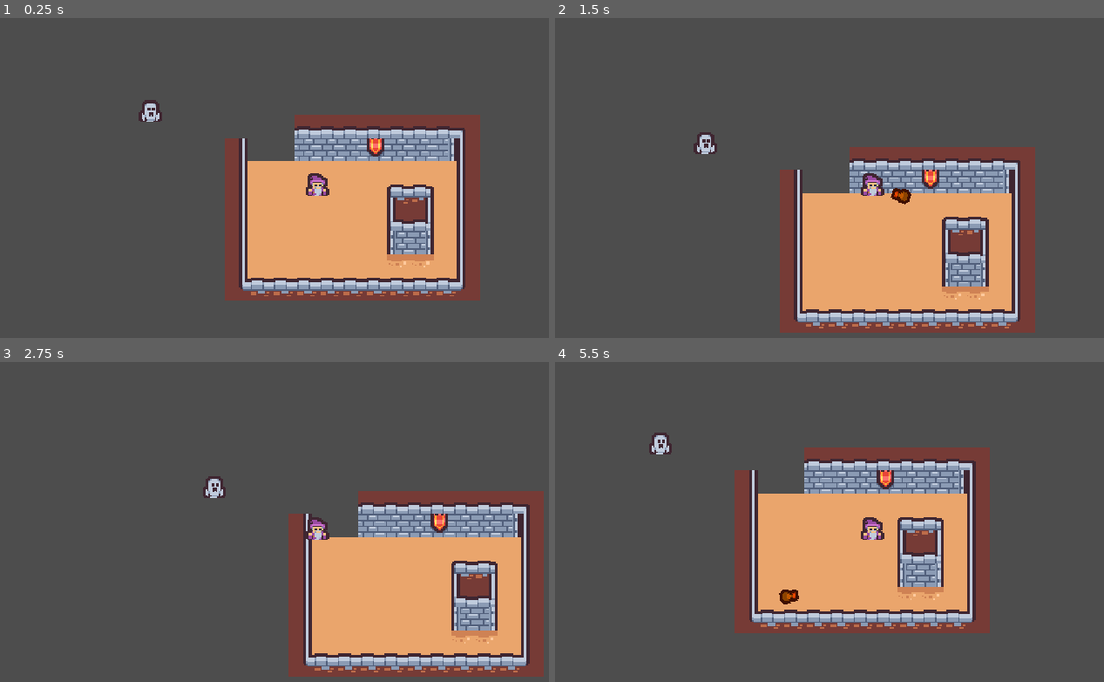
Above: before the commit, frames 1-4 (two rows, left to right).
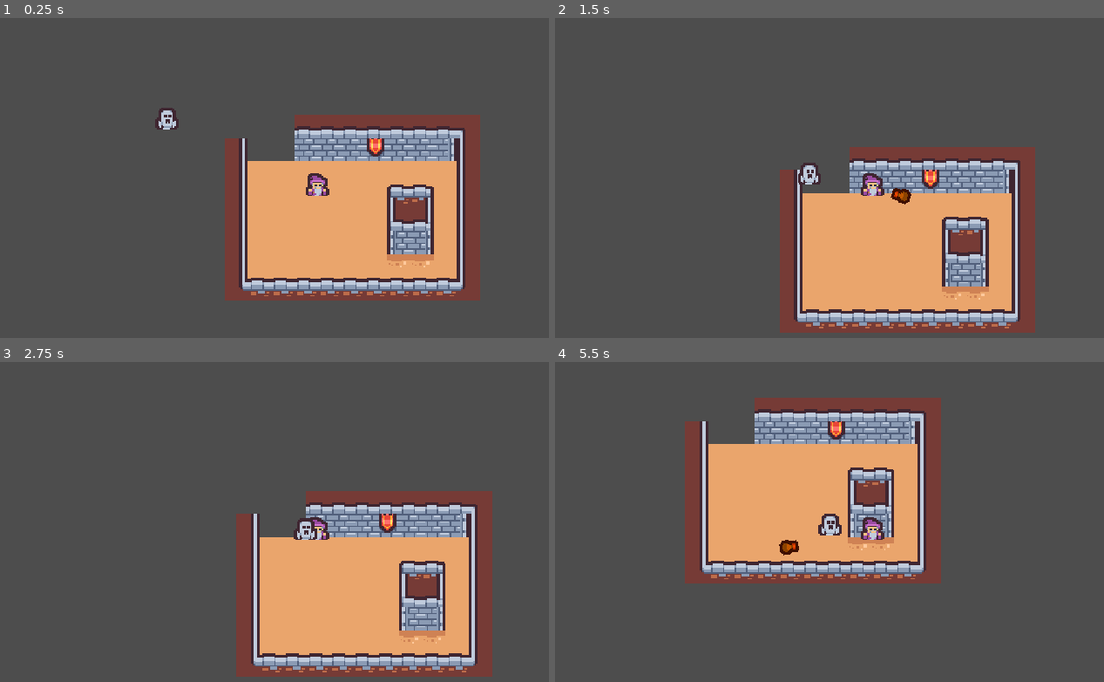
Above: after the commit, the same moments.

Repository: UltraMKF12/MB2-Tunnels-Escape
Game: Godot game, scene res://Objects/Rooms/main_world.tscn
Two runs of this game, one before a commit and one after it. Both use one fixed random seed, a clock stepped at 60 frames per second and the inputs below.
Inputs (mouse positions are in pixels of both pictures, inside the frame that each line leads up to):
- Up to frame 1 (0.25 s): no input
- Up to frame 2 (1.5 s): move the mouse to (840, 264) at 0.52 s; hold W (up) from 0.53 s (still down); tap Space (shoot) at 0.6, 1.35 s; move the mouse to (1082, 242) at 1.27 s
- Up to frame 3 (2.75 s): move the mouse to (109, 470) at 2.02 s; release W (up) at 2.03 s; hold A (left) from 2.03 s (still down); tap Space (shoot) at 2.1 s
- Up to frame 4 (5.5 s): move the mouse to (906, 528) at 2.77 s; tap Space (shoot) every 0.75 s from 2.85 to 5.1 s; move the mouse to (769, 429) at 3.52 s; release A (left) at 3.53 s; hold S (down) 3.53-4.28 s; move the mouse to (1027, 509) at 4.27 s; hold D (right) 4.28-5.03 s; move the mouse to (736, 547) at 5.02 s; hold W (up) from 5.03 s (still down)

The runs differ from the first frame. In frame 1, 0.4% of the frame differs, in the area x 25-33%, y 25-35%; in frame 2, 0.5%; in frame 3, 20%; in frame 4, 32%, in the area x 17-80%, y 11-85%.
Error before the commit: Invalid call. Nonexistent function 'normalize' in base 'Vector2'. (res://Objects/Enemy/ghost_enemy.gd:10)

Commit message:
Fix ghost movement
- Change ghost movement, from invalid position change, to better velocity based movement
-A few name consistency fixes

Diff:
--- a/Objects/Enemy/ghost_enemy.gd
+++ b/Objects/Enemy/ghost_enemy.gd
@@ -1,14 +1,10 @@
 extends CharacterBody2D
 
-@onready var Player = $"../Player"
-
-const SPEED = 150.0
+var pixel_per_second: int = 50
+@onready var player: Node2D = $"../Player"
 
 func _physics_process(delta):
 
-	var direction = Player.position - position
-	direction.normalize()
-	position += direction / SPEED
-
-
+	var direction = position.direction_to(player.position)
+	velocity = direction * pixel_per_second
 	move_and_slide()
--- a/Objects/Enemy/ghost_enemy.tscn
+++ b/Objects/Enemy/ghost_enemy.tscn
@@ -22,7 +22,7 @@
 radius = 4.0
 height = 14.0
 
-[node name="ghostEnemy" type="CharacterBody2D"]
+[node name="GhostEnemy" type="CharacterBody2D"]
 collision_layer = 4
 collision_mask = 3
 script = ExtResource("1_4v5mo")
